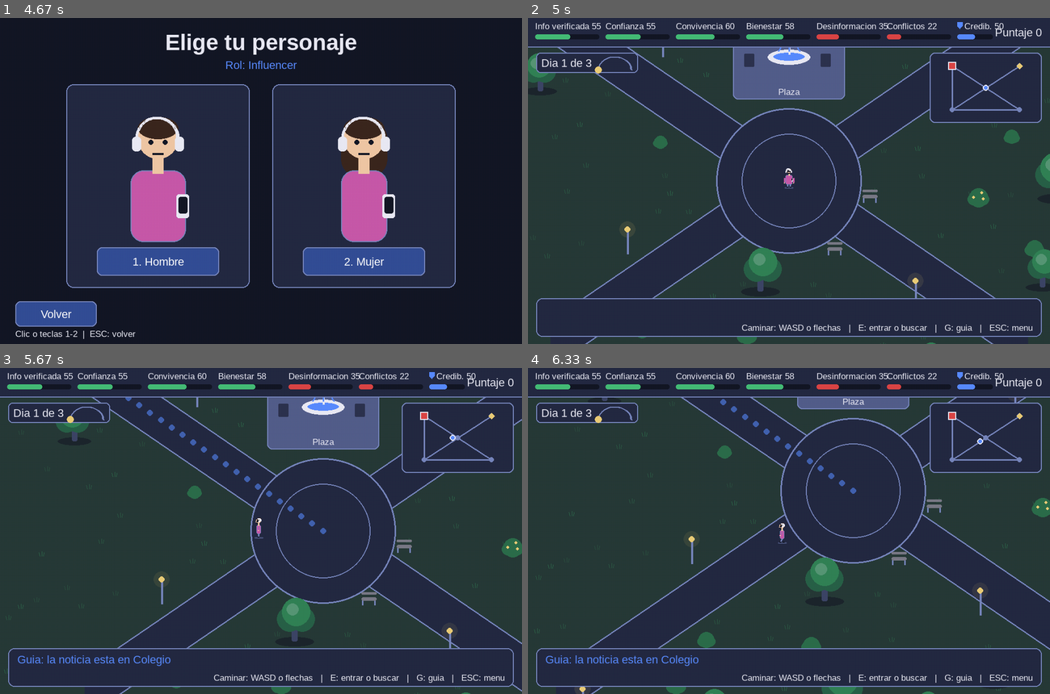
Above: before the commit, frames 1-4 (two rows, left to right).
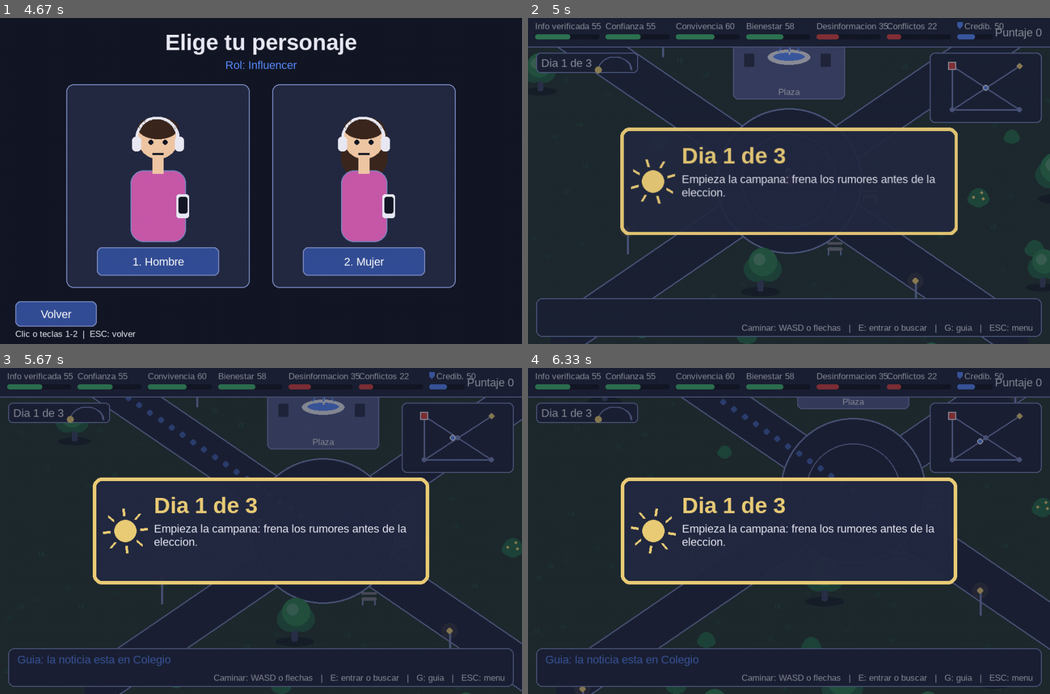
Above: after the commit, the same moments.

Repository: Jsvarela/POST-TRUTH
Game: pygame game, started from src/main.py
Two runs of this game, one before a commit and one after it. Both use one fixed random seed, a clock stepped at 60 frames per second and the inputs below.
Inputs (mouse positions are in pixels of both pictures, inside the frame that each line leads up to):
- Up to frame 1 (4.67 s): tap Enter at 0.33 s; hold E 0.67-1.13 s; hold Right 0.67-1.13 s; move the mouse to (428, 171) at 0.7 s; hold Enter 1.17-1.63 s; hold Right 1.17-1.63 s; hold Space 1.67-2.13 s; hold Right 1.67-2.13 s; move the mouse to (313, 252) at 1.7 s; hold E 2.17-2.63 s; hold Right 2.17-2.63 s; tap Space at 2.67 s; hold Right 3-3.47 s; hold Up 3.5-3.8 s; hold Right 3.83-4.3 s; click "3. Influencer" at 4.38 s
- Up to frame 2 (5 s): tap 1 at 4.67 s
- Up to frame 3 (5.67 s): hold Left 5-5.53 s; move the mouse to (234, 615) at 5.03 s; tap G at 5.57 s
- Up to frame 4 (6.33 s): hold Down 5.9-6.2 s; hold Left from 6.23 s (still down)

Frame 1 is identical in both runs. In frame 2, 15% of the frame differs, in the area x 0-100%, y 1-100%; in frame 3, 15%; in frame 4, 12%.

Commit message:
Anuncios animados: crisis en grande que pausa el mundo, nuevo dia y toasts de evidencia y credibilidad

Diff:
--- a/src/post_truth/controllers/escena_state.py
+++ b/src/post_truth/controllers/escena_state.py
@@ -13,6 +13,7 @@
 from post_truth.sesion import CONSECUENCIA, DECIDIENDO, FIN, FIN_DIA, PartidaSesion, ResultadoDecision
 from post_truth.structures.grafo_ciudad import GrafoCiudad
 from post_truth.structures.grafo_social import GrafoSocial
+from post_truth.views.anuncio_view import Anuncio, dibujar_anuncio
 from post_truth.views.componentes import Boton, CajaDialogo
 from post_truth.views.escena_view import (AYUDA, AYUDA_INTERIOR, RECT_MAPA, RECT_TARJETA, EstadoPresentes,
                                           dibujar_escena)
@@ -66,6 +67,7 @@
         self._t = 0.0                  # reloj de la escena (respiracion de los presentes)
         self._reaccion: tuple[int, frozenset[str]] | None = None   # signo del impacto y a quienes les llego
         self._t_reaccion = 0.0
+        self.anuncio: Anuncio | None = None   # se acabo el tiempo, cambio de credibilidad...
 
     @property
     def sesion(self) -> PartidaSesion:
@@ -256,6 +258,9 @@
             self._mostrar_decision(r)
 
     def _mostrar_decision(self, r: ResultadoDecision) -> None:
+        if r.vencido:
+            self.anuncio = Anuncio("Se acabo el tiempo!", "La publicacion siguio circulando sin que nadie la frenara.",
+                                   "malo", duracion=2.4)
         if r.simulacion is None:
             self._cerrar_decision(r)
             return
@@ -273,6 +278,11 @@
         self.animo = _signo(r.impacto)
         olas = r.simulacion.resultado.olas[1:] if r.simulacion is not None else ()
         self._reaccion = (self.animo, frozenset(id for ola in olas for id in ola))   # quienes la recibieron
+        historial = self.sesion.jugador(r.jugador).historial
+        delta = historial[-1]["credibilidad"] if historial else 0
+        if delta and (self.anuncio is None or self.anuncio.terminado):
+            self.anuncio = Anuncio(f"Credibilidad {delta:+}", "Lo que decides cambia cuanto te cree la red.",
+                                   "bueno" if delta > 0 else "malo", grande=False, duracion=2.6)
         self._t_reaccion = 0.0
         mensaje = r.nodo.consecuencia(self.investigacion.pistas_descubiertas()) or "Nada cambia por ahora."
         self.dialogo.set_texto(f"{mensaje}\n{r.aviso}" if r.aviso else mensaje, "Consecuencia")
@@ -344,6 +354,10 @@
         self.dialogo.update(dt)
         self._t += dt
         self._t_reaccion += dt
+        if self.anuncio is not None:
+            self.anuncio.avanzar(dt)
+            if self.anuncio.terminado:
+                self.anuncio = None
         if self.fase == DECIDIENDO:
             vencida = self.sesion.transcurrir(dt)
             if vencida is not None:
@@ -381,6 +395,8 @@
                        self._presentes() if self.interior and self.fase in (DECIDIENDO, CONSECUENCIA) else None,
                        (self._reaccion[0], self._t_reaccion) if self._reaccion and self.fase == CONSECUENCIA else None,
                        self.sesion.jugador_actual.credibilidad)
+        if self.anuncio is not None:
+            dibujar_anuncio(pantalla, self.app.fuentes, self.app.temas.actual, self.anuncio)
 
     def _reloj(self) -> tuple[float, float] | None:
         restante = self.sesion.tiempo_restante
--- a/src/post_truth/controllers/mundo_state.py
+++ b/src/post_truth/controllers/mundo_state.py
@@ -15,6 +15,7 @@
 from post_truth.sesion import FIN, FIN_DIA, PartidaSesion
 from post_truth.structures.grafo_ciudad import GrafoCiudad
 from post_truth.structures.grafo_social import GrafoSocial
+from post_truth.views.anuncio_view import Anuncio, dibujar_anuncio
 from post_truth.views.decorado import generar as generar_decorado
 from post_truth.views.mundo_view import Camara, EstadoMundo, dibujar_mundo
 
@@ -48,6 +49,8 @@
         self.mapa_guia = mapa_de_tiempos(GrafoCiudad.cargar(RUTA_GRAFO_CIUDAD), self.mundo)
         self.t = 0.0
         self._dia = -1   # dia de campana que ya se preparo en el mundo
+        self.anuncio: Anuncio | None = None   # grande, en el centro (la crisis pausa el mundo mientras se ve)
+        self.toast: Anuncio | None = None     # corto, arriba
 
     @property
     def personaje(self) -> Personaje:
@@ -74,13 +77,25 @@
             self.sesion.llegar(self.jugador_id, self.mundo.ultima_plaza)
             self.guia = False
             self.animacion = AnimacionPersonaje()
+            c = self.sesion.campana
+            texto = ("Empieza la campana: frena los rumores antes de la eleccion." if c.dia == 0
+                     else "Amanece en Ciudad Nova. Nuevas noticias circulan por la red.")
+            self.anuncio = Anuncio(f"Dia {c.dia + 1} de {len(c.dias)}", texto, "dia", duracion=2.4)
         self.camara.saltar(self.mundo.jugador)
         self.presionadas.clear()
         self.aviso, self._t_aviso = "", 0.0
         self.menu: list[str] = []   # opciones del lugar cuando hay mas de una (E las muestra, 1-3 elige)
 
-    def _avisar(self, texto: str) -> None:
+    def _avisar(self, texto: str, titulo: str = "", tipo: str = "info") -> None:
+        """El texto queda en la franja; con `titulo` ademas baja un toast animado."""
         self.aviso, self._t_aviso = texto, DURACION_AVISO
+        if titulo:
+            self.toast = Anuncio(titulo, texto, tipo, grande=False, duracion=DURACION_AVISO)
+
+    @property
+    def en_pausa(self) -> bool:
+        """La crisis se anuncia en grande y detiene el mundo (y su reloj) mientras se lee."""
+        return self.anuncio is not None and self.anuncio.tipo == "crisis"
 
     def _llegar(self, zona: str) -> None:
         self.sesion.llegar(self.jugador_id, zona)
@@ -120,7 +135,7 @@
         if accion is None:
             zona = self.mundo.zona_al_alcance()
             if zona is not None:
-                self._avisar(f"{zona.capitalize()}: aqui no hay nada de esta noticia.")
+                self._avisar(f"{zona.capitalize()}: aqui no hay nada de esta noticia.", "Nada por aqui")
             return
         zona, que = accion
         if que == "elegir":
@@ -142,9 +157,13 @@
             return
         evidencia = self.sesion.buscar_evidencia(self.jugador_id)
         if evidencia is not None:
-            self._avisar(f"{evidencia.titulo}: {evidencia.hallazgo}")
+            self._avisar(f"{evidencia.titulo}: {evidencia.hallazgo}", "Evidencia encontrada", "bueno")
 
     def handle_event(self, event: pygame.event.Event) -> None:
+        if self.en_pausa and event.type == pygame.KEYDOWN:   # solo la crisis detiene el mundo y las teclas
+            if event.key in (pygame.K_RETURN, pygame.K_SPACE, pygame.K_e):
+                self.anuncio.cerrar()                         # Enter, Espacio o E: seguir sin esperar
+            return
         if event.type == pygame.KEYDOWN:
             if event.key == pygame.K_ESCAPE and self.menu:
                 self.menu = []
@@ -163,6 +182,14 @@
             self.presionadas.discard(event.key)
 
     def update(self, dt: float) -> None:
+        for anuncio in ("anuncio", "toast"):
+            a = getattr(self, anuncio)
+            if a is not None:
+                a.avanzar(dt)
+                if a.terminado:
+                    setattr(self, anuncio, None)
+        if self.en_pausa:
+            return
         dx = sum(DIRECCIONES[k][0] for k in self.presionadas)
         dy = sum(DIRECCIONES[k][1] for k in self.presionadas)
         antes = self.mundo.jugador
@@ -177,6 +204,9 @@
         if s.novedad == "crisis":
             s.novedad = ""
             self._avisar(f"Crisis viral en {s.zona_noticia.capitalize()}! Corre antes de que se riegue.")
+            self.presionadas.clear()
+            self.anuncio = Anuncio("Crisis viral!", f"Algo se esta regando en {s.zona_noticia.capitalize()}. Tienes "
+                                   f"{round(s.tiempo_restante or 0)} s para frenarlo.", "crisis", duracion=3.0)
         if vencida is not None:                           # vencio buscando evidencia: se ve adentro lo que paso
             self.presionadas.clear()
             self.app.estados.cambiar("escena", fundido=True)
@@ -205,4 +235,8 @@
             and accion[1] != "elegir" else "")
 
     def draw(self, pantalla: pygame.Surface) -> None:
-        dibujar_mundo(pantalla, self.app.fuentes, self.app.temas.actual, self.mundo, self.estado_vista())
+        tema = self.app.temas.actual
+        dibujar_mundo(pantalla, self.app.fuentes, tema, self.mundo, self.estado_vista())
+        for a in (self.toast, self.anuncio):
+            if a is not None:
+                dibujar_anuncio(pantalla, self.app.fuentes, tema, a)
--- /dev/null
+++ b/src/post_truth/views/anuncio_view.py
@@ -0,0 +1,109 @@
+"""Anuncios animados: uno GRANDE en el centro (crisis, nuevo dia, se acabo el tiempo) y TOASTS que bajan desde
+arriba (evidencia, credibilidad...). Cada tipo tiene icono propio (forma, no solo color) y colores del tema."""
+import math
+from dataclasses import dataclass
+
+import pygame
+
+from post_truth.config import px
+from post_truth.views.componentes import Fuentes, ajustar_texto
+from post_truth.views.theme import Tema
+
+ENTRADA, SALIDA = 0.35, 0.4   # segundos de la animacion de entrada y de salida
+
+
+@dataclass
+class Anuncio:
+    titulo: str
+    texto: str = ""
+    tipo: str = "info"        # crisis | dia | bueno | malo | info
+    grande: bool = True       # grande: al centro y pausa el mundo; si no, toast arriba
+    duracion: float = 2.6
+    t: float = 0.0
+
+    def avanzar(self, dt: float) -> None:
+        self.t += dt
+
+    def cerrar(self) -> None:
+        """Enter o Espacio: pasa directo a la salida."""
+        self.t = max(self.t, self.duracion - SALIDA)
+
+    @property
+    def terminado(self) -> bool:
+        return self.t >= self.duracion
+
+
+def _color(tema: Tema, tipo: str) -> tuple[int, int, int]:
+    return {"crisis": tema.malo, "malo": tema.malo, "bueno": tema.bueno, "dia": tema.detalle}.get(tipo, tema.acento)
+
+
+def _rebote(x: float) -> float:
+    """Sale un poco de mas y vuelve (ease-out-back): da la sensacion de que el anuncio 'golpea'."""
+    c = 1.70158
+    return 1 + (c + 1) * (x - 1) ** 3 + c * (x - 1) ** 2
+
+
+def _icono(sup: pygame.Surface, tema: Tema, tipo: str, centro: tuple[int, int], r: int, t: float) -> None:
+    x, y = centro
+    color = _color(tema, tipo)
+    if tipo in ("crisis", "malo"):      # triangulo de alerta con "!"
+        pygame.draw.polygon(sup, color, [(x, y - r), (x + r, y + r * 0.8), (x - r, y + r * 0.8)])
+        pygame.draw.line(sup, tema.fondo, (x, y - r * 0.35), (x, y + r * 0.25), max(2, r // 5))
+        pygame.draw.circle(sup, tema.fondo, (x, round(y + r * 0.52)), max(2, r // 7))
+    elif tipo == "dia":                  # sol con rayos que giran
+        for k in range(8):
+            a = t * 1.5 + k * math.pi / 4
+            pygame.draw.line(sup, color, (x + math.cos(a) * r * 0.75, y + math.sin(a) * r * 0.75),
+                             (x + math.cos(a) * r * 1.1, y + math.sin(a) * r * 1.1), max(2, r // 8))
+        pygame.draw.circle(sup, color, centro, round(r * 0.55))
+    elif tipo == "bueno":                # circulo con visto
+        pygame.draw.circle(sup, color, centro, r)
+        pygame.draw.lines(sup, tema.fondo, False, [(x - r * 0.45, y), (x - r * 0.1, y + r * 0.35), (x + r * 0.5, y - r * 0.35)],
+                          max(3, r // 5))
+    else:                                # circulo con "i"
+        pygame.draw.circle(sup, color, centro, r)
+        pygame.draw.line(sup, tema.fondo, (x, y - r * 0.05), (x, y + r * 0.5), max(2, r // 5))
+        pygame.draw.circle(sup, tema.fondo, (x, round(y - r * 0.4)), max(2, r // 7))
+
+
+def dibujar_anuncio(pantalla: pygame.Surface, fuentes: Fuentes, tema: Tema, a: Anuncio) -> None:
+    ancho_p, alto_p = pantalla.get_size()
+    entrada = min(1.0, a.t / ENTRADA)
+    salida = max(0.0, (a.t - (a.duracion - SALIDA)) / SALIDA)
+    alfa = round(255 * min(entrada, 1 - salida))
+    if alfa <= 0:
+        return
+    color = _color(tema, a.tipo)
+    w, h = (px(660), px(210)) if a.grande else (px(560), px(74))
+    panel = pygame.Surface((w, h), pygame.SRCALPHA)
+    pygame.draw.rect(panel, (*tema.panel, 245), panel.get_rect(), border_radius=px(18))
+    latido = 0.5 + 0.5 * math.sin(a.t * 8) if a.tipo == "crisis" else 1.0
+    pygame.draw.rect(panel, color, panel.get_rect(), px(4) + round(px(3) * latido), border_radius=px(18))
+    r = px(40) if a.grande else px(20)
+    _icono(panel, tema, a.tipo, (px(24) + r, h // 2), r, a.t)
+    x = px(40) + 2 * r
+    fuente_titulo = fuentes.titulo if a.grande else fuentes.normal
+    titulo = fuente_titulo.render(a.titulo, True, color if a.grande else tema.texto)
+    if a.grande:
+        panel.blit(titulo, (x, px(30)))
+        y = px(30) + titulo.get_height() + px(8)
+        for linea in ajustar_texto(a.texto, fuentes.normal, w - x - px(24))[:3]:
+            panel.blit(fuentes.normal.render(linea, True, tema.texto), (x, y))
+            y += fuentes.normal.get_linesize()
+    else:
+        panel.blit(titulo, (x, px(10)))
+        if a.texto:
+            linea = ajustar_texto(a.texto, fuentes.chica, w - x - px(16))[0]
+            panel.blit(fuentes.chica.render(linea, True, tema.texto), (x, px(12) + titulo.get_height()))
+    if a.grande:
+        velo = pygame.Surface((ancho_p, alto_p), pygame.SRCALPHA)   # oscurece el fondo para que el aviso mande
+        velo.fill((*tema.fondo, round(120 * alfa / 255)))
+        pantalla.blit(velo, (0, 0))
+        escala = max(0.05, _rebote(entrada)) * (1 - 0.15 * salida)
+        panel = pygame.transform.smoothscale(panel, (max(1, round(w * escala)), max(1, round(h * escala))))
+        dx = round(math.sin(a.t * 60) * px(8) * max(0.0, 1 - a.t / 0.5)) if a.tipo == "crisis" else 0   # sacudida
+        rect = panel.get_rect(center=(ancho_p // 2 + dx, alto_p // 2 - round(px(30) * salida)))
+    else:
+        rect = panel.get_rect(midtop=(ancho_p // 2, px(64) - round(px(60) * (1 - _rebote(entrada))) - round(px(40) * salida)))
+    panel.set_alpha(alfa)
+    pantalla.blit(panel, rect)
